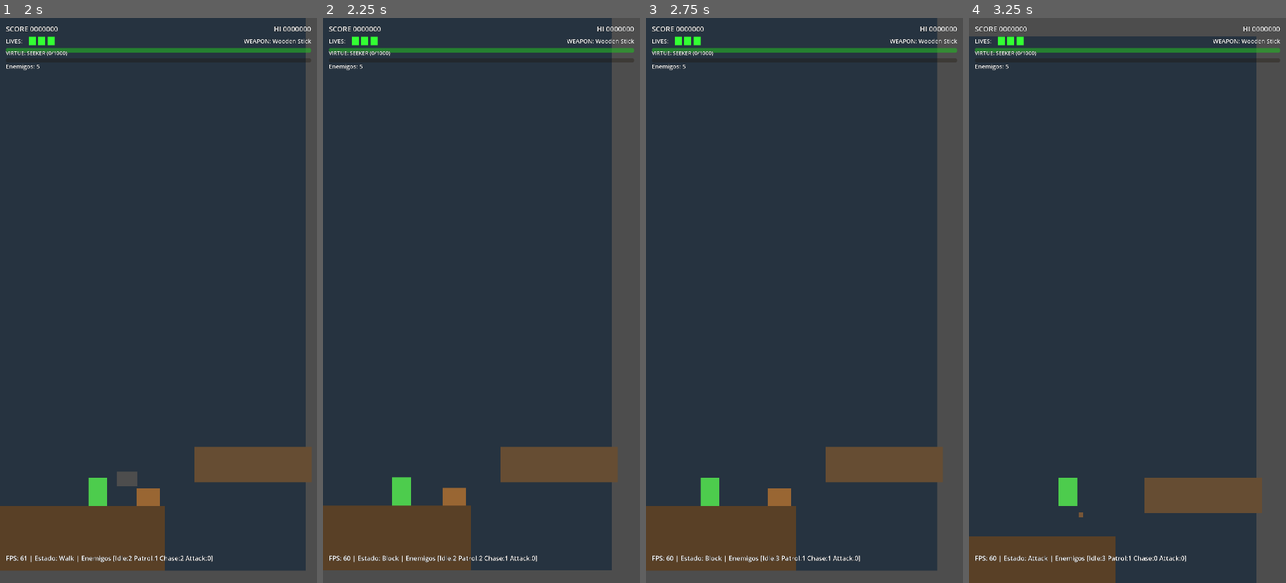
Above: before the commit, frames 1-4 (left to right).
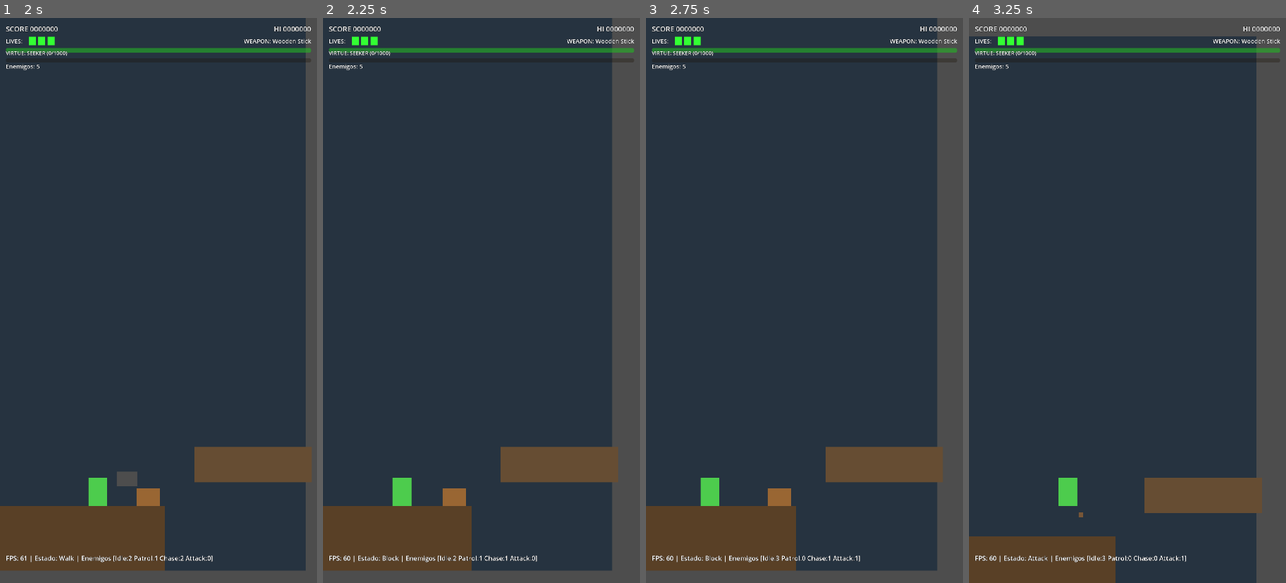
Above: after the commit, the same moments.

Repository: juanrafernandez/pilgrim
Game: Godot game, scene res://scenes/main/test_scene_enemies.tscn
Two runs of this game, one before a commit and one after it. Both use one fixed random seed, a clock stepped at 60 frames per second and the inputs below. This scene is started directly instead of the project's main scene.
Inputs:
- Up to frame 1 (2 s): tap Enter (ui_accept) at 0.5 s; hold Right (move_right) from 0.53 s (still down); tap S (attack) at 0.6, 1.35 s; tap A (jump) at 0.77, 1.52 s
- Up to frame 2 (2.25 s): release Right (move_right) at 2.03 s; hold Left (move_left) from 2.03 s (still down); hold Q (block) from 2.03 s (still down)
- Up to frame 3 (2.75 s): keep holding Left (move_left); keep holding Q (block); tap S (attack) at 2.3 s
- Up to frame 4 (3.25 s): release Left (move_left) at 2.78 s; release Q (block) at 2.78 s; hold Right (move_right) from 2.78 s (still down); tap Down (crouch) at 2.85 s; tap A (jump) at 3.02 s; tap S (attack) at 3.05 s

Frame 1 is identical in both runs. In frame 2, 0.1% of the frame differs, in the area x 0-51%, y 81-98%; in frame 3, less than 0.1%; in frame 4, less than 0.1%.

Commit message:
feat(enemies): fix collision physics and add contact damage system
Enemy Collision Improvements:
- Enemies no longer collide physically with player (changed collision_mask from 3 to 2)
- Enemies can now overlap with player, preventing stacking/piling
- Player can jump on enemies without getting stuck on top
- Enemies maintain ground collision (layer 2) but pass through player (layer 1)

Contact Damage System:
- New ContactArea (Area2D) on all enemies for continuous damage detection
- Enemies deal damage when player touches them (0.5s cooldown)
- Contact damage applies knockback (350 horizontal, -450 vertical)
- Prevents damage spam while allowing multiple hits during prolonged contact

Attack Behavior Improvements:
- Enemies now recoil backward after attacking (attack_knockback_self = 250)
- Attack state duration added (0.4s) for more realistic attack animations
- Enemies gradually slow down during attack animation
- After attack completes, enemies return to chase state with cooldown

New Enemy Variables:
- attack_knockback_self: float (how far enemy recoils after attacking)
- attack_duration: float (how long attack animation lasts)
- contact_damage_cooldown: float (cooldown between contact damage hits)
- attack_state_timer: float (tracks attack animation progress)
- last_contact_damage_time: float (tracks last contact damage dealt)

Files Modified (11 enemy scenes):
- enemy_wolf.tscn
- enemy_cow.tscn
- enemy_boar.tscn
- enemy_goat.tscn
- enemy_knight.tscn
- enemy_thief.tscn
- enemy_mounted_knight.tscn
- enemy_vulture.tscn
- enemy_specter.tscn
- boss_cursed_knight.tscn

All enemies now:
- Have ContactArea for touch damage
- Use collision_mask = 2 (ground only, no player collision)
- Can overlap with player for better combat feel
- Recoil after attacks for arcade-style gameplay

Gameplay Impact:
✅ No more enemies "gluing" to player
✅ No more stacking when player jumps
✅ Enemies can attack and retreat naturally
✅ Contact damage makes touching enemies dangerous
✅ More dynamic, arcade-style combat (similar to Ghosts 'n Goblins)

Technical Details:
- ContactArea uses Area2D (layer 0, mask 1) for overlap detection
- Contact damage uses Time.get_ticks_msec() for cooldown tracking
- Attack state refactored with timer-based animation control
- Enemy recoil calculated based on player position (recoils away from player)

Closes user request: "enemigo se queda pegado al jugador, si el jugador salta se posiciona encima del enemigo y no puede hacerle daño"

Diff:
--- a/scenes/enemies/boss_cursed_knight.tscn
+++ b/scenes/enemies/boss_cursed_knight.tscn
@@ -8,9 +8,12 @@
 [sub_resource type="CircleShape2D" id="CircleShape2D_detection"]
 radius = 800.0
 
+[sub_resource type="RectangleShape2D" id="RectangleShape2D_contact"]
+size = Vector2(60, 100)
+
 [node name="BossCursedKnight" type="CharacterBody2D"]
 collision_layer = 4
-collision_mask = 3
+collision_mask = 2
 script = ExtResource("1_boss")
 
 [node name="Sprite" type="ColorRect" parent="."]
@@ -29,3 +32,11 @@
 
 [node name="CollisionShape2D" type="CollisionShape2D" parent="DetectionArea"]
 shape = SubResource("CircleShape2D_detection")
+
+[node name="ContactArea" type="Area2D" parent="."]
+collision_layer = 0
+collision_mask = 1
+
+[node name="ContactShape" type="CollisionShape2D" parent="ContactArea"]
+shape = SubResource("RectangleShape2D_contact")
+debug_color = Color(1, 0, 0, 0.3)
--- a/scenes/enemies/enemy_boar.tscn
+++ b/scenes/enemies/enemy_boar.tscn
@@ -8,9 +8,12 @@
 [sub_resource type="CircleShape2D" id="CircleShape2D_detection"]
 radius = 350.0
 
+[sub_resource type="RectangleShape2D" id="RectangleShape2D_contact"]
+size = Vector2(90, 70)
+
 [node name="EnemyBoar" type="CharacterBody2D"]
 collision_layer = 4
-collision_mask = 3
+collision_mask = 2
 script = ExtResource("1_boar")
 
 [node name="Sprite" type="ColorRect" parent="."]
@@ -30,3 +33,11 @@
 [node name="DetectionShape" type="CollisionShape2D" parent="DetectionArea"]
 shape = SubResource("CircleShape2D_detection")
 debug_color = Color(0.7, 0.5, 0, 0.1)
+
+[node name="ContactArea" type="Area2D" parent="."]
+collision_layer = 0
+collision_mask = 1
+
+[node name="ContactShape" type="CollisionShape2D" parent="ContactArea"]
+shape = SubResource("RectangleShape2D_contact")
+debug_color = Color(1, 0, 0, 0.3)
--- a/scenes/enemies/enemy_cow.tscn
+++ b/scenes/enemies/enemy_cow.tscn
@@ -8,9 +8,12 @@
 [sub_resource type="CircleShape2D" id="CircleShape2D_detection"]
 radius = 500.0
 
+[sub_resource type="RectangleShape2D" id="RectangleShape2D_contact"]
+size = Vector2(80, 60)
+
 [node name="EnemyCow" type="CharacterBody2D"]
 collision_layer = 4
-collision_mask = 3
+collision_mask = 2
 script = ExtResource("1_cow")
 
 [node name="Sprite" type="ColorRect" parent="."]
@@ -30,3 +33,11 @@
 [node name="DetectionShape" type="CollisionShape2D" parent="DetectionArea"]
 shape = SubResource("CircleShape2D_detection")
 debug_color = Color(0, 0.6, 0.7, 0.1)
+
+[node name="ContactArea" type="Area2D" parent="."]
+collision_layer = 0
+collision_mask = 1
+
+[node name="ContactShape" type="CollisionShape2D" parent="ContactArea"]
+shape = SubResource("RectangleShape2D_contact")
+debug_color = Color(1, 0, 0, 0.3)
--- a/scenes/enemies/enemy_goat.tscn
+++ b/scenes/enemies/enemy_goat.tscn
@@ -8,9 +8,12 @@
 [sub_resource type="CircleShape2D" id="CircleShape2D_detection"]
 radius = 350.0
 
+[sub_resource type="RectangleShape2D" id="RectangleShape2D_contact"]
+size = Vector2(50, 60)
+
 [node name="EnemyGoat" type="CharacterBody2D"]
 collision_layer = 4
-collision_mask = 3
+collision_mask = 2
 script = ExtResource("1_goat")
 
 [node name="Sprite" type="ColorRect" parent="."]
@@ -29,3 +32,11 @@
 
 [node name="CollisionShape2D" type="CollisionShape2D" parent="DetectionArea"]
 shape = SubResource("CircleShape2D_detection")
+
+[node name="ContactArea" type="Area2D" parent="."]
+collision_layer = 0
+collision_mask = 1
+
+[node name="ContactShape" type="CollisionShape2D" parent="ContactArea"]
+shape = SubResource("RectangleShape2D_contact")
+debug_color = Color(1, 0, 0, 0.3)
--- a/scenes/enemies/enemy_knight.tscn
+++ b/scenes/enemies/enemy_knight.tscn
@@ -8,9 +8,12 @@
 [sub_resource type="CircleShape2D" id="CircleShape2D_detection"]
 radius = 450.0
 
+[sub_resource type="RectangleShape2D" id="RectangleShape2D_contact"]
+size = Vector2(50, 85)
+
 [node name="EnemyKnight" type="CharacterBody2D"]
 collision_layer = 4
-collision_mask = 3
+collision_mask = 2
 script = ExtResource("1_knight")
 
 [node name="Sprite" type="ColorRect" parent="."]
@@ -29,3 +32,11 @@
 
 [node name="CollisionShape2D" type="CollisionShape2D" parent="DetectionArea"]
 shape = SubResource("CircleShape2D_detection")
+
+[node name="ContactArea" type="Area2D" parent="."]
+collision_layer = 0
+collision_mask = 1
+
+[node name="ContactShape" type="CollisionShape2D" parent="ContactArea"]
+shape = SubResource("RectangleShape2D_contact")
+debug_color = Color(1, 0, 0, 0.3)
--- a/scenes/enemies/enemy_mounted_knight.tscn
+++ b/scenes/enemies/enemy_mounted_knight.tscn
@@ -8,9 +8,12 @@
 [sub_resource type="CircleShape2D" id="CircleShape2D_detection"]
 radius = 600.0
 
+[sub_resource type="RectangleShape2D" id="RectangleShape2D_contact"]
+size = Vector2(80, 100)
+
 [node name="EnemyMountedKnight" type="CharacterBody2D"]
 collision_layer = 4
-collision_mask = 3
+collision_mask = 2
 script = ExtResource("1_mounted")
 
 [node name="Sprite" type="ColorRect" parent="."]
@@ -29,3 +32,11 @@
 
 [node name="CollisionShape2D" type="CollisionShape2D" parent="DetectionArea"]
 shape = SubResource("CircleShape2D_detection")
+
+[node name="ContactArea" type="Area2D" parent="."]
+collision_layer = 0
+collision_mask = 1
+
+[node name="ContactShape" type="CollisionShape2D" parent="ContactArea"]
+shape = SubResource("RectangleShape2D_contact")
+debug_color = Color(1, 0, 0, 0.3)
--- a/scenes/enemies/enemy_specter.tscn
+++ b/scenes/enemies/enemy_specter.tscn
@@ -7,6 +7,9 @@
 
 [sub_resource type="CircleShape2D" id="CircleShape2D_detection"]
 radius = 500.0
+
+[sub_resource type="RectangleShape2D" id="RectangleShape2D_contact"]
+size = Vector2(45, 70)
 
 [node name="EnemySpecter" type="CharacterBody2D"]
 collision_layer = 4
@@ -29,3 +32,11 @@
 
 [node name="CollisionShape2D" type="CollisionShape2D" parent="DetectionArea"]
 shape = SubResource("CircleShape2D_detection")
+
+[node name="ContactArea" type="Area2D" parent="."]
+collision_layer = 0
+collision_mask = 1
+
+[node name="ContactShape" type="CollisionShape2D" parent="ContactArea"]
+shape = SubResource("RectangleShape2D_contact")
+debug_color = Color(1, 0, 0, 0.3)
--- a/scenes/enemies/enemy_thief.tscn
+++ b/scenes/enemies/enemy_thief.tscn
@@ -8,9 +8,12 @@
 [sub_resource type="CircleShape2D" id="CircleShape2D_detection"]
 radius = 400.0
 
+[sub_resource type="RectangleShape2D" id="RectangleShape2D_contact"]
+size = Vector2(45, 75)
+
 [node name="EnemyThief" type="CharacterBody2D"]
 collision_layer = 4
-collision_mask = 3
+collision_mask = 2
 script = ExtResource("1_thief")
 
 [node name="Sprite" type="ColorRect" parent="."]
@@ -29,3 +32,11 @@
 
 [node name="CollisionShape2D" type="CollisionShape2D" parent="DetectionArea"]
 shape = SubResource("CircleShape2D_detection")
+
+[node name="ContactArea" type="Area2D" parent="."]
+collision_layer = 0
+collision_mask = 1
+
+[node name="ContactShape" type="CollisionShape2D" parent="ContactArea"]
+shape = SubResource("RectangleShape2D_contact")
+debug_color = Color(1, 0, 0, 0.3)
--- a/scenes/enemies/enemy_vulture.tscn
+++ b/scenes/enemies/enemy_vulture.tscn
@@ -7,6 +7,9 @@
 
 [sub_resource type="CircleShape2D" id="CircleShape2D_detection"]
 radius = 500.0
+
+[sub_resource type="RectangleShape2D" id="RectangleShape2D_contact"]
+size = Vector2(40, 30)
 
 [node name="EnemyVulture" type="CharacterBody2D"]
 collision_layer = 4
@@ -29,3 +32,11 @@
 
 [node name="CollisionShape2D" type="CollisionShape2D" parent="DetectionArea"]
 shape = SubResource("CircleShape2D_detection")
+
+[node name="ContactArea" type="Area2D" parent="."]
+collision_layer = 0
+collision_mask = 1
+
+[node name="ContactShape" type="CollisionShape2D" parent="ContactArea"]
+shape = SubResource("RectangleShape2D_contact")
+debug_color = Color(1, 0, 0, 0.3)
--- a/scenes/enemies/enemy_wolf.tscn
+++ b/scenes/enemies/enemy_wolf.tscn
@@ -8,9 +8,12 @@
 [sub_resource type="CircleShape2D" id="CircleShape2D_detection"]
 radius = 500.0
 
+[sub_resource type="RectangleShape2D" id="RectangleShape2D_contact"]
+size = Vector2(70, 50)
+
 [node name="EnemyWolf" type="CharacterBody2D"]
 collision_layer = 4
-collision_mask = 3
+collision_mask = 2
 script = ExtResource("1_wolf")
 
 [node name="Sprite" type="ColorRect" parent="."]
@@ -30,3 +33,11 @@
 [node name="DetectionShape" type="CollisionShape2D" parent="DetectionArea"]
 shape = SubResource("CircleShape2D_detection")
 debug_color = Color(0.7, 0, 0, 0.1)
+
+[node name="ContactArea" type="Area2D" parent="."]
+collision_layer = 0
+collision_mask = 1
+
+[node name="ContactShape" type="CollisionShape2D" parent="ContactArea"]
+shape = SubResource("RectangleShape2D_contact")
+debug_color = Color(1, 0, 0, 0.3)
--- a/scripts/enemies/enemy.gd
+++ b/scripts/enemies/enemy.gd
@@ -40,6 +40,11 @@
 var max_jump_distance: float = 150.0  # Max horizontal distance enemy can jump
 var edge_check_distance: float = 50.0  # How far ahead to check for edges
 
+# Attack behavior
+var attack_knockback_self: float = 250.0  # Enemy recoils after attacking
+var attack_duration: float = 0.4  # How long attack state lasts
+var contact_damage_cooldown: float = 0.5  # Damage cooldown for contact hits
+
 # State
 var current_state: State = State.IDLE
 var is_dead: bool = false
@@ -50,6 +55,7 @@
 var patrol_wait_time: float = 2.0
 var attack_cooldown: float = 1.5
 var can_attack: bool = true
+var attack_state_timer: float = 0.0
 
 # References
 var player: Player = null
@@ -62,6 +68,10 @@
 @onready var sprite: ColorRect = $Sprite if has_node("Sprite") else null
 @onready var collision_shape: CollisionShape2D = $CollisionShape2D
 @onready var detection_area: Area2D = $DetectionArea if has_node("DetectionArea") else null
+@onready var contact_area: Area2D = $ContactArea if has_node("ContactArea") else null
+
+# Contact damage tracking
+var last_contact_damage_time: float = 0.0
 
 
 func _ready() -> void:
@@ -69,6 +79,7 @@
 	spawn_position = global_position
 	current_health = max_health
 	_setup_detection_area()
+	_setup_contact_area()
 	print("%s spawned at %s" % [name, spawn_position])
 
 
@@ -82,6 +93,8 @@
 	if attack_timer > 0:
 		attack_timer -= delta
 		can_attack = attack_timer <= 0
+	if attack_state_timer > 0:
+		attack_state_timer -= delta
 
 	# AI behavior based on state
 	_update_ai(delta)
@@ -99,6 +112,13 @@
 	if detection_area:
 		detection_area.body_entered.connect(_on_body_entered_detection)
 		detection_area.body_exited.connect(_on_body_exited_detection)
+
+
+func _setup_contact_area() -> void:
+	"""Setup contact area for collision damage"""
+	if contact_area:
+		contact_area.body_entered.connect(_on_body_entered_contact)
+		contact_area.body_exited.connect(_on_body_exited_contact)
 
 
 func _update_ai(delta: float) -> void:
@@ -191,20 +211,32 @@
 
 
 func _ai_attack(delta: float) -> void:
-	"""Attack behavior"""
-	velocity.x = move_toward(velocity.x, 0, move_speed * delta * 10)
-
-	if not player or player.is_dead:
-		change_state(State.IDLE)
-		return
-
-	# Perform attack
-	_perform_attack()
-
-	# Return to chase after attack
-	attack_timer = attack_cooldown
-	can_attack = false
-	change_state(State.CHASE)
+	"""Attack behavior with knockback"""
+	# First frame of attack: perform attack and apply self-knockback
+	if attack_state_timer <= 0:
+		if not player or player.is_dead:
+			change_state(State.IDLE)
+			return
+
+		# Perform attack
+		_perform_attack()
+
+		# Enemy recoils backward after attacking
+		var recoil_dir = -sign(player.global_position.x - global_position.x)
+		velocity.x = recoil_dir * attack_knockback_self
+
+		# Set attack duration
+		attack_state_timer = attack_duration
+
+	# During attack animation, gradually slow down
+	else:
+		velocity.x = move_toward(velocity.x, 0, move_speed * delta * 8)
+
+	# After attack duration ends, return to chase
+	if attack_state_timer <= 0:
+		attack_timer = attack_cooldown
+		can_attack = false
+		change_state(State.CHASE)
 
 
 func _ai_hurt(delta: float) -> void:
@@ -412,3 +444,25 @@
 	if body is Player:
 		# Don't immediately lose player, wait for chase AI to handle it
 		pass
+
+
+## Contact damage callbacks
+func _on_body_entered_contact(body: Node2D) -> void:
+	"""Called when body enters contact area (continuous damage on touch)"""
+	if body is Player and not body.is_dead and not is_dead:
+		# Check if enough time has passed since last contact damage
+		var current_time = Time.get_ticks_msec() / 1000.0
+		if current_time - last_contact_damage_time >= contact_damage_cooldown:
+			# Deal contact damage
+			var knockback_dir = sign(body.global_position.x - global_position.x)
+			var knockback = Vector2(knockback_dir * 350, -450)
+			body.take_damage(attack_damage, knockback, self)
+			last_contact_damage_time = current_time
+			print("%s dealt contact damage to player" % name)
+
+
+func _on_body_exited_contact(body: Node2D) -> void:
+	"""Called when body exits contact area"""
+	# Reset contact damage timer when player leaves
+	if body is Player:
+		last_contact_damage_time = 0.0
Not shown: 1 places in scenes/enemies/boss_cursed_knight.tscn that only renumber resources
Not shown: 1 places in scenes/enemies/enemy_boar.tscn that only renumber resources
Not shown: 1 places in scenes/enemies/enemy_cow.tscn that only renumber resources
Not shown: 1 places in scenes/enemies/enemy_goat.tscn that only renumber resources
Not shown: 1 places in scenes/enemies/enemy_knight.tscn that only renumber resources
Not shown: 1 places in scenes/enemies/enemy_mounted_knight.tscn that only renumber resources
Not shown: 1 places in scenes/enemies/enemy_specter.tscn that only renumber resources
Not shown: 1 places in scenes/enemies/enemy_thief.tscn that only renumber resources
Not shown: 1 places in scenes/enemies/enemy_vulture.tscn that only renumber resources
Not shown: 1 places in scenes/enemies/enemy_wolf.tscn that only renumber resources
